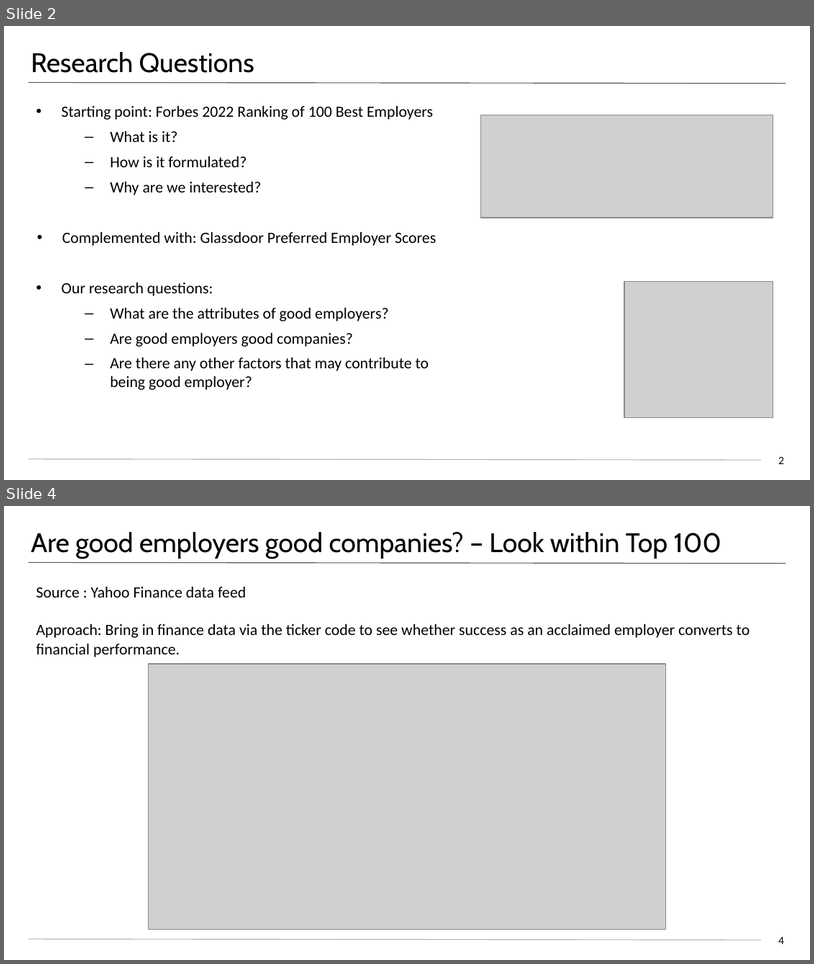
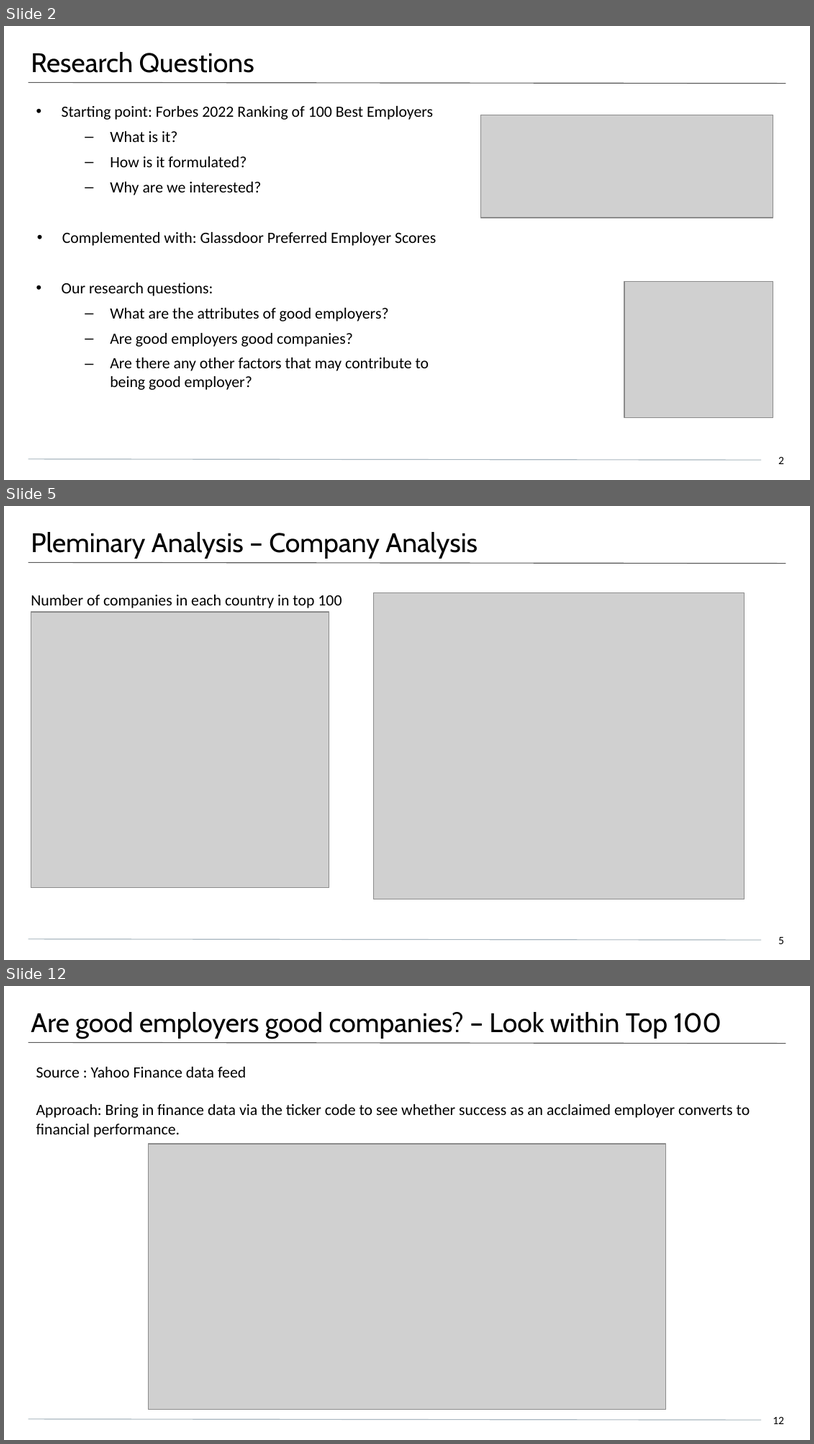
Before and after one commit to timonx11/Project-1-Demonstrasion-Group6, a slide deck: Presentation3.pptx. Shown one above the other, each under a label of ours: slides 2 and 4 before the commit, slides 2, 5 and 12 after it; the slides between them are not shown. The pictures are 814x964 and 814x1444 pixels, drawn with LibreOffice and Linux fonts; fonts in the diff are those of the drawing; grey boxes stand for pictures. Boxes give left, top, right and bottom in pixels: in the first picture for what was removed or moved away, otherwise in the second. Text is boxed around its words. In the diff, an @@ line names an element or a change of style, - is before the commit and + after.

```diff
--- a/Presentation3.pptx
+++ b/Presentation3.pptx
@@ slide 5 added at (4, 506, 810, 960), background #FFFFFF; not listed: 2 template elements that a slide beside it also shows @@
@@ title added at (31, 532, 478, 608), 14 pt, text #000000 @@
+Pleminary Analysis – Company Analysis
+Number of companies in each country in top 100
@@ picture added at (31, 612, 329, 888) @@
@@ picture added at (373, 593, 744, 898) @@
@@ page number added at (779, 937, 784, 944), 10 pt, text #000000 @@
+5
@@ what was slide 4 is now slide 12 @@
@@ page number at (773, 1417, 784, 1424): text changed @@
-4
+12
```
Also in this commit, not shown: 1 slide changed, 7 other slides added, 8 other files.
